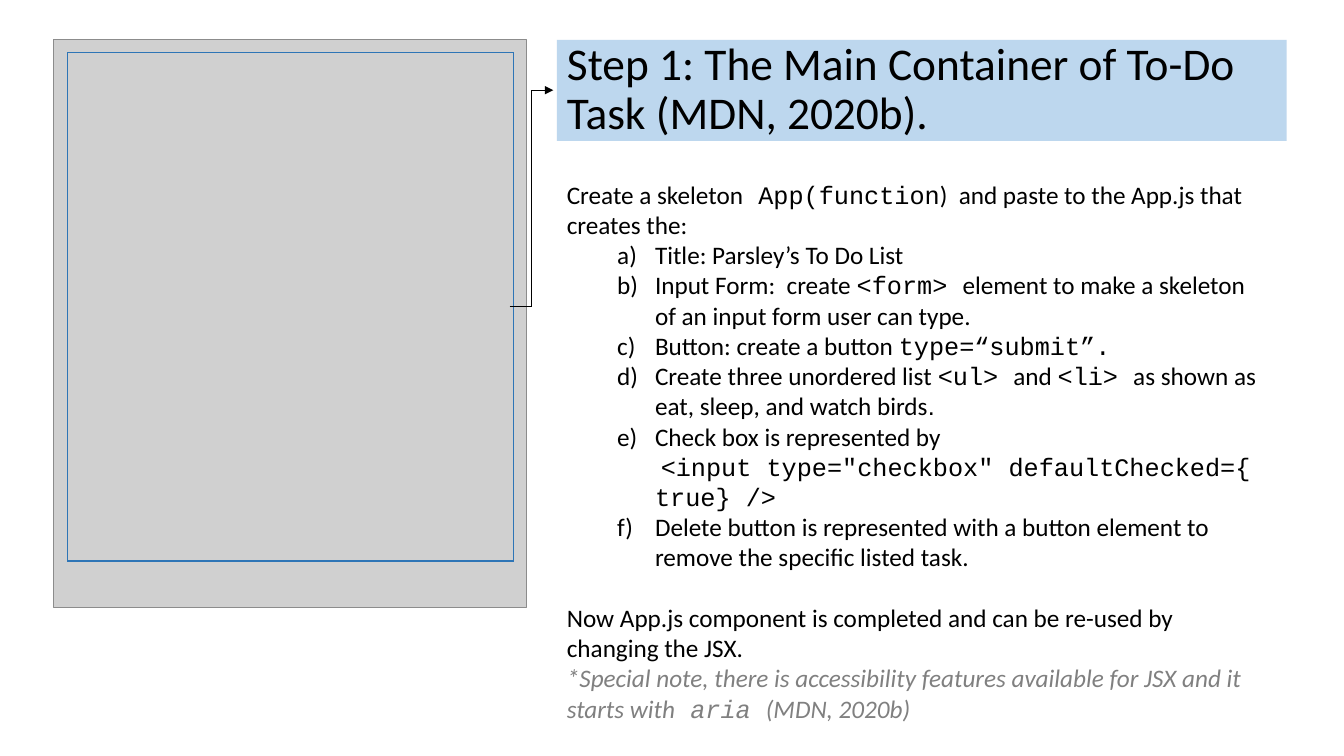
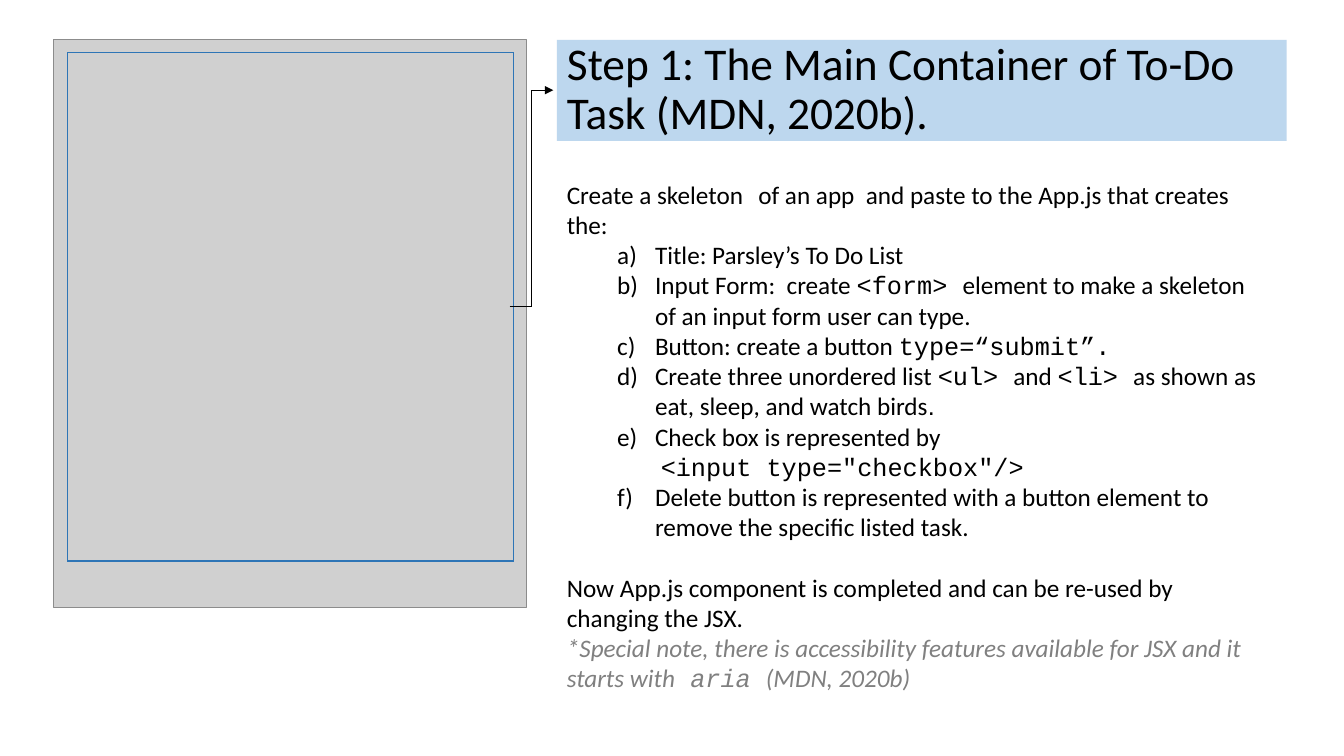
Before and after one commit to jia-von/react-app-planning-assignment, a slide deck: slide 6 of To-Do-App-Illustrations/React To-Do Planning Assignment.pptx. Drawn at 1344x756 pixels with LibreOffice and Linux fonts; fonts in the diff are those of the drawing; grey boxes stand for pictures. Boxes give left, top, right and bottom in pixels: in the first picture for what was removed or moved away, otherwise in the second. Text is boxed around its words. In the diff, an @@ line names an element or a change of style, - is before the commit and + after.

```diff
--- a/To-Do-App-Illustrations/React To-Do Planning Assignment.pptx
+++ b/To-Do-App-Illustrations/React To-Do Planning Assignment.pptx
@@ text at [567, 186, 1229, 234]: text changed @@
-Create a skeleton App(function) and paste to the App.js that creates the:
+Create a skeleton of an app and paste to the App.js that creates the:
@@ text at [655, 428, 1024, 482]: text changed; font Courier New to Calibri @@
-  e) Check box is represented by <input type="checkbox" defaultChecked={true} />
+  e) Check box is represented by <input type="checkbox"/>
```
Also in this commit, not shown: 2 other slides changed, 4 slides added, 1 slide removed, 6 other files.
